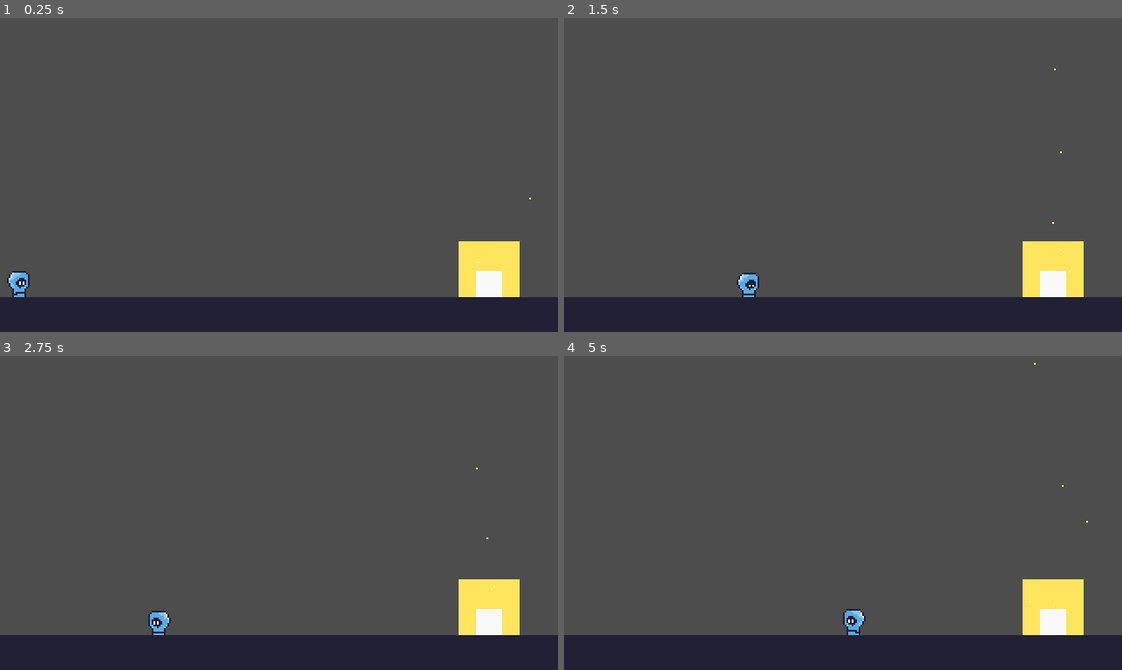
Above: before the commit, frames 1-4 (two rows, left to right).
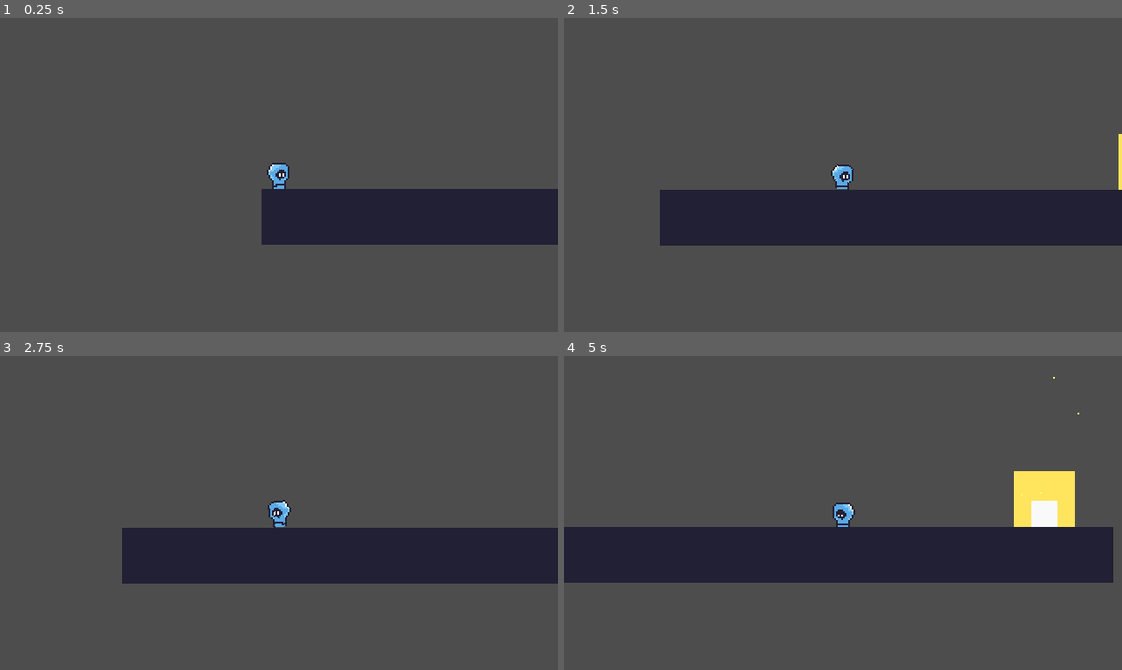
Above: after the commit, the same moments.

Repository: Alexoga9/Lame_Jam
Game: Godot game, scene res://Scenas/lv_1.tscn
Two runs of this game, one before a commit and one after it. Both use one fixed random seed, a clock stepped at 60 frames per second and the inputs below. This scene is started directly instead of the project's main scene.
Inputs:
- Up to frame 1 (0.25 s): no input
- Up to frame 2 (1.5 s): tap Enter at 0.5 s; hold D (mover_derecha) from 0.53 s (still down); tap Space (saltar) at 0.77 s
- Up to frame 3 (2.75 s): tap Space (saltar) at 1.52 s; release D (mover_derecha) at 2.03 s; hold A (mover_izquierda) from 2.03 s (still down)
- Up to frame 4 (5 s): release A (mover_izquierda) at 2.78 s; hold D (mover_derecha) 2.78-4.28 s; tap Space (saltar) at 3.02, 3.77, 4.52 s; hold A (mover_izquierda) from 4.28 s (still down)

The runs differ from the first frame. In frame 1, 23% of the frame differs, in the area x 0-100%, y 46-100%; in frame 2, 28%; in frame 3, 27%; in frame 4, 33%, in the area x 0-100%, y 2-100%.

Commit message:
Mancer2
Le puse en el default v2 los valores correctos

Diff:
--- a/Jugador/bubblemancer.tscn
+++ b/Jugador/bubblemancer.tscn
@@ -7,6 +7,7 @@
 size = Vector2(11, 14)
 
 [node name="Bubblemancer" type="CharacterBody2D"]
+position = Vector2(0, -1)
 disable_mode = 2
 collision_layer = 2
 script = ExtResource("1_w6ivw")
--- a/Jugador/bubblemancerG2.tscn
+++ b/Jugador/bubblemancerG2.tscn
@@ -75,6 +75,8 @@
 
 [node name="Bubblemancer" type="CharacterBody2D"]
 script = ExtResource("1_c5jt8")
+velocidad = 100.0
+salto = 400.0
 
 [node name="CollisionShape2D" type="CollisionShape2D" parent="."]
 position = Vector2(-0.5, 1)
--- a/Scenas/lv_1.tscn
+++ b/Scenas/lv_1.tscn
@@ -1,10 +1,10 @@
 [gd_scene load_steps=8 format=4 uid="uid://t8xhbfrbjwsu"]
 
-[ext_resource type="PackedScene" uid="uid://7slf76pp6ve8" path="res://Jugador/bubblemancer.tscn" id="1_3o6ub"]
 [ext_resource type="Texture2D" uid="uid://bupu41tp52h7g" path="res://Assets/Sprite/TileSet ideas.png" id="2_xek83"]
 [ext_resource type="PackedScene" uid="uid://be3u1fixawhu6" path="res://Scenas/particulas_del_portal.tscn" id="3_kjlxf"]
 [ext_resource type="PackedScene" uid="uid://dy3a76gv8onru" path="res://Scenas/Triggers/Ganar/area_de_victoria.tscn" id="4_ncqcs"]
 [ext_resource type="PackedScene" uid="uid://b4uyxgfgxgtli" path="res://Scenas/Triggers/Ganar/pantalla_de_victoria.tscn" id="5_74xvu"]
+[ext_resource type="PackedScene" uid="uid://54f82birtyi0" path="res://Jugador/bubblemancerG2.tscn" id="5_bo2m8"]
 
 [sub_resource type="TileSetAtlasSource" id="TileSetAtlasSource_ws2us"]
 texture = ExtResource("2_xek83")
@@ -57,11 +57,7 @@
 tile_set = SubResource("TileSet_hf0yk")
 
 [node name="Pantalla de victoria" parent="." instance=ExtResource("5_74xvu")]
-
-[node name="Bubblemancer" parent="." instance=ExtResource("1_3o6ub")]
-position = Vector2(11, 150)
-velocidad = 100.0
-salto = -100.0
+visible = false
 
 [node name="Particulas del portal" parent="." instance=ExtResource("3_kjlxf")]
 position = Vector2(279, 138)
@@ -69,3 +65,6 @@
 [node name="Area de victoria" parent="." node_paths=PackedStringArray("pantalla") instance=ExtResource("4_ncqcs")]
 position = Vector2(281, 150)
 pantalla = NodePath("../Pantalla de victoria")
+
+[node name="Bubblemancer" parent="." instance=ExtResource("5_bo2m8")]
+position = Vector2(10, 151)
Not shown: 1 places in Jugador/bubblemancerG2.tscn that only renumber resources
Not shown: 1 places in Jugador/mundo_prueba.tscn that only renumber resources
